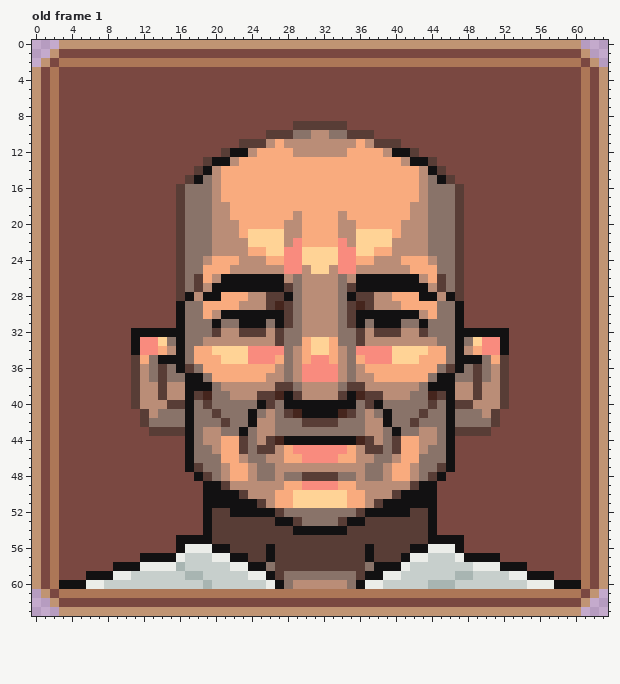
Pixel-art file -- src/assets/art/boss.aseprite. Above is the file before it was changed.
64x64 pixels, 6 frames. Shown: old frame 1. The commit also changed other frames, which this record leaves out.
Now the later version:
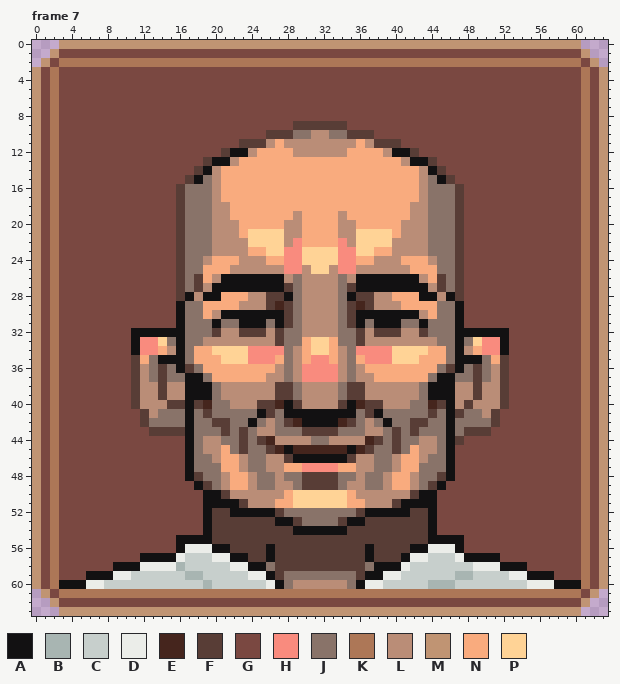
Palette (. is transparent): A #121112  B #a8b5b2  C #c7cfcc  D #ebede9  E #45251d  F #583d36  G #7a4841  H #f98b7e  J #897369  K #ad7757  L #ba8d77  M #c09473  N #f9ab7e  P #ffd396
A new or re-ordered frame is compared with the old frame closest to it.
Diff:
frames 6 -> 8
Frame 7 is new; against old frame 1, layer "Layer 3":
The author changed colour E to colour A in row 39 at x 19 and 44; in row 41 at x 29 and 34.
The author changed colour F to colour A in row 39 at x 18 and 45; in row 41 at x 28 and 35; in row 42 at x 30 to 33.
The author changed colour G to colour A in row 48 at x 17 and 46; in row 49 at x 18 and 45.
The author changed colour H to colour A in row 46 at x 30 to 33.
The author changed colour J to colour A in row 41 at x 25 and 38.
The author changed colour N to colour A in row 45 at x 28 and 35; in row 46 at x 29 and 34.
The author changed colour F to colour E in row 40 at x 19 and 44; in row 44 at x 26 and 37.
The author changed colour H to colour E in row 45 at x 29 to 34.
The author changed colour J to colour E in row 40 at x 27 and 36; in row 42 at x 29 and 34.
The author changed colour L to colour E in row 45 at x 27 and 36.
The author changed colour A to colour F in row 39 at x 28 and 35; in row 40 at x 25, 29, 34 and 38; in row 43 at x 23 and 40; in row 48 at x 18 and 45; in row 49 at x 19 and 44; in row 50 at x 21 and 42.
The author changed colour A to colour F in row 51 at x 23 and 40.
The author changed colour E to colour F in row 39 at x 27 and 36.
The author changed colour G to colour F in row 44 at x 47.
The author changed colour H to colour F in row 49 at x 30 to 33.
The author changed colour J to colour F in row 40 at x 18 and 45; in row 41 at x 19, 44 and 47; in row 42 at x 20, 28, 35 and 43; in row 43 at x 21, 30 to 33 and 42.
The author changed colour L to colour F in row 41 at x 26 and 37; in row 44 at x 25 and 38.
The author changed colour N to colour F in row 46 at x 28 and 35.
The author changed colour L to colour H in row 47 at x 30 to 33.
The author changed colour A to colour J in row 41 at x 24 and 39; in row 44 at x 31 to 32; in row 49 at x 20 and 43.
The author changed colour F to colour J in row 39 at x 29 and 34; in row 41 at x 20 and 43; in row 43 at x 47; in row 45 at x 25 and 38; in row 47 at x 18 and 45; in row 48 at x 19 and 44.
The author changed colour L to colour J in row 42 at x 25 and 38; in row 43 at x 19 to 20 and 43 to 44; in row 47 at x 24 and 39; in row 49 at x 25 to 26 and 37 to 38.
The author changed colour N to colour J in row 44 at x 21 to 22 and 41 to 42; in row 45 at x 22 and 41; in row 49 at x 29 and 34.
The author changed colour A to colour L in row 40 at x 30 to 33; in row 44 at x 28 to 30 and 33 to 35; in row 50 at x 22 and 41; in row 51 at x 24 and 39.
The author changed colour E to colour L in row 44 at x 27 and 36.
The author changed colour F to colour L in row 39 at x 25 to 26 and 37 to 38; in row 40 at x 47; in row 49 at x 21 and 42; in row 50 at x 23 and 40; in row 51 at x 25 and 38.
The author changed colour J to colour L in row 39 at x 21 and 42; in row 40 at x 22 to 24 and 39 to 41; in row 45 at x 19 and 44; in row 46 at x 20 and 43; in row 47 at x 26 and 37.
The author changed colour N to colour L in row 47 at x 23 and 40; in row 49 at x 28 and 35; in row 50 at x 27 and 36.
The author changed colour L to colour N in row 47 at x 21, 28 to 29, 34 to 35 and 42; in row 49 at x 22 to 23 and 40 to 41.
Boxes around the changes in both pictures, in picture pixels (x1, y1, x2, y2):
changed: (185, 391, 464, 508)
